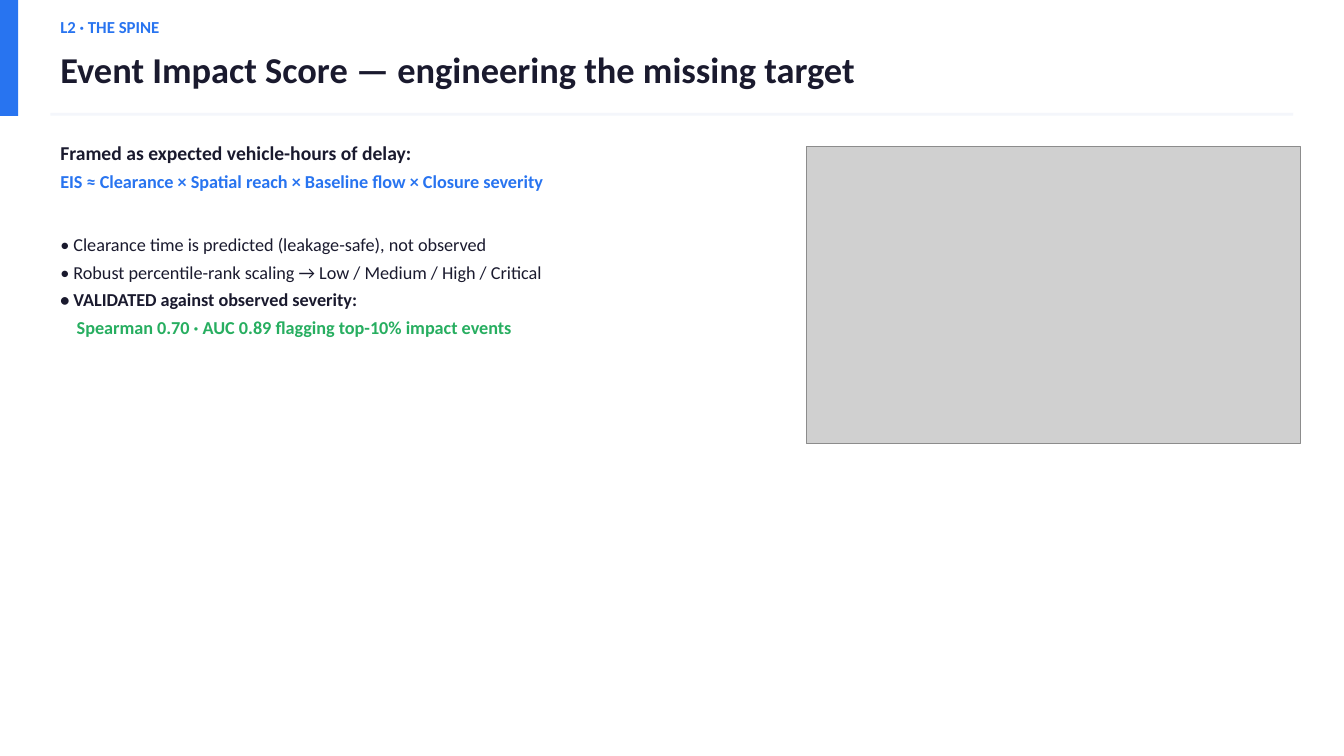
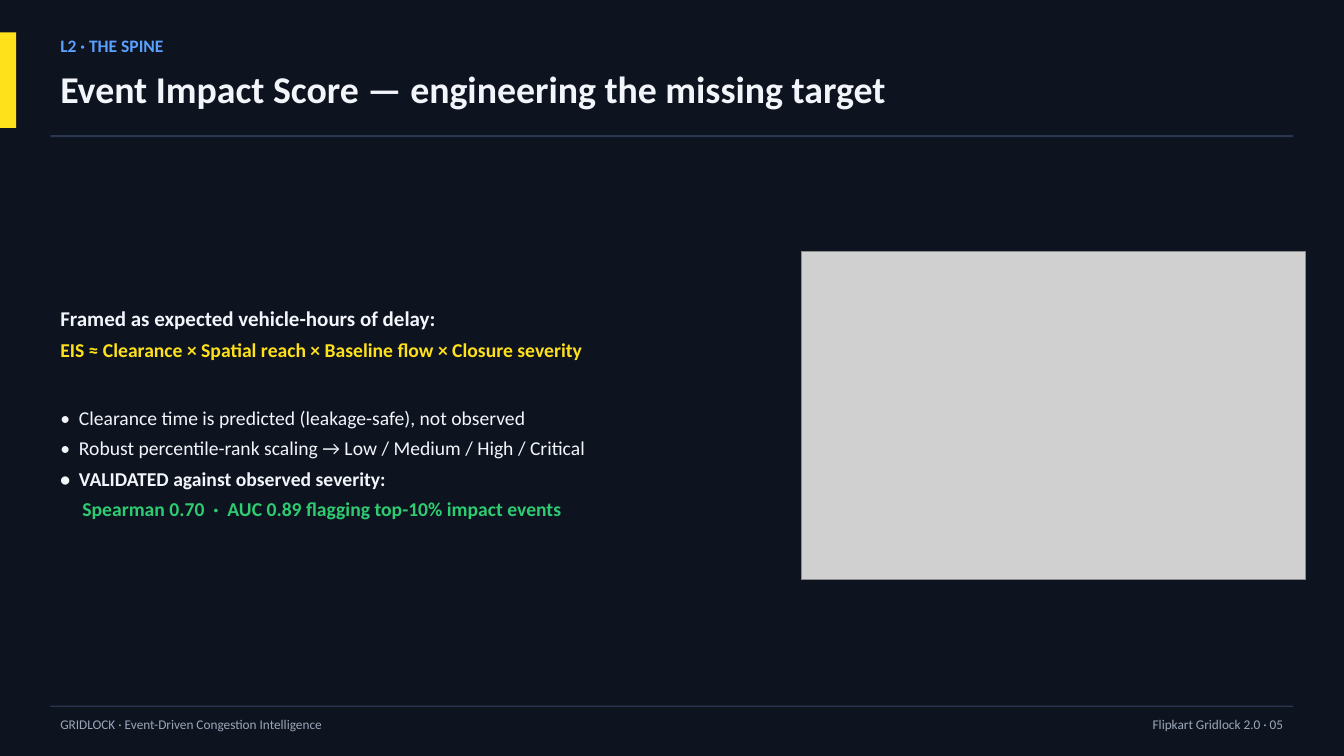
Before and after one commit to Hrithikkraj/traffic-event-simulator, a slide deck: slide 6 of Gridlock_Pitch_Deck.pptx. Drawn at 1344x756 pixels with LibreOffice and Linux fonts; fonts in the diff are those of the drawing; grey boxes stand for pictures. Boxes give left, top, right and bottom in pixels: in the first picture for what was removed or moved away, otherwise in the second. Text is boxed around its words. In the diff, an @@ line names an element or a change of style, - is before the commit and + after.

```diff
--- a/Gridlock_Pitch_Deck.pptx
+++ b/Gridlock_Pitch_Deck.pptx
@@ rectangle added at [0,0,1344,756], fill #0E1320 @@
@@ rectangle: place and size @@
-rectangle at [0,0,18,116]
+rectangle at [0,32,16,128]
@@ rectangle at [0,32,16,128]: fill #2874F0 to #FFE11B @@
@@ text "L2 · THE SPINE": place and size @@
-text "L2 · THE SPINE" at [60,22,160,33]
+text "L2 · THE SPINE" at [60,40,163,52]
@@ text "L2 · THE SPINE" at [60,40,163,52]: size 12 to 12.5 pt, text colour #2874F0 to #5AA0FF; more space between paragraphs @@
@@ text "Event Impact Score — engineering ...": place and size @@
-text "Event Impact Score — engineering ..." at [60,57,854,89]
+text "Event Impact Score — engineering ..." at [60,76,886,110]
@@ text "Event Impact Score — engineering ..." at [60,76,886,110]: size 26 to 27 pt, text colour #1A1A2E to #F2F5FA; more space between paragraphs @@
@@ rectangle: place and size @@
-rectangle at [50,113,1294,116]
+rectangle at [50,135,1294,137]
@@ rectangle at [50,135,1294,137]: fill #F4F6FB to #2A3550 @@
@@ text "Framed as expected vehicle-hours of ...": place and size @@
-text "Framed as expected vehicle-hours of ..." at [60,146,543,337]
+text "Framed as expected vehicle-hours of ..." at [60,311,585,520]
@@ text "Framed as expected vehicle-hours of ..." at [60,311,585,520]: size 14 to 15 pt in "Framed as expected vehicle-hours of delay:"; text colour #1A1A2E to #F2F5FA in "Framed as expected vehicle-hours of delay:", "• Clearance time is predicted (leakage-safe), not ...", "• Robust percentile-rank scaling → Low / ...", "• VALIDATED against observed severity:"; size 13 to 14 pt in "EIS ≈ Clearance × Spatial reach × ...", "• Clearance time is predicted (leakage-safe), not ...", "• Robust percentile-rank scaling → Low / ...", "• VALIDATED against observed severity:" and 1 more places; text colour #2874F0 to #FFE11B in "EIS ≈ Clearance × Spatial reach × ..."; text colour #27AE60 to #2ECC71 in "Spearman 0.70 · AUC 0.89 flagging top-10% ..."; more space between paragraphs; vertical alignment top to middle @@
@@ picture: place and size @@
-picture at [807,146,1301,444]
+picture at [802,252,1306,580]
@@ rectangle added at [50,706,1294,707], fill #2A3550 @@
@@ text added at [60,720,322,731], 9.5 pt, text #9AA7B8 @@
+GRIDLOCK · Event-Driven Congestion Intelligence
@@ text added at [1153,720,1283,731], 9.5 pt, text #9AA7B8 @@
+Flipkart Gridlock 2.0 · 05
```
Also in this commit, not shown: 13 other slides changed, 3 other files.
